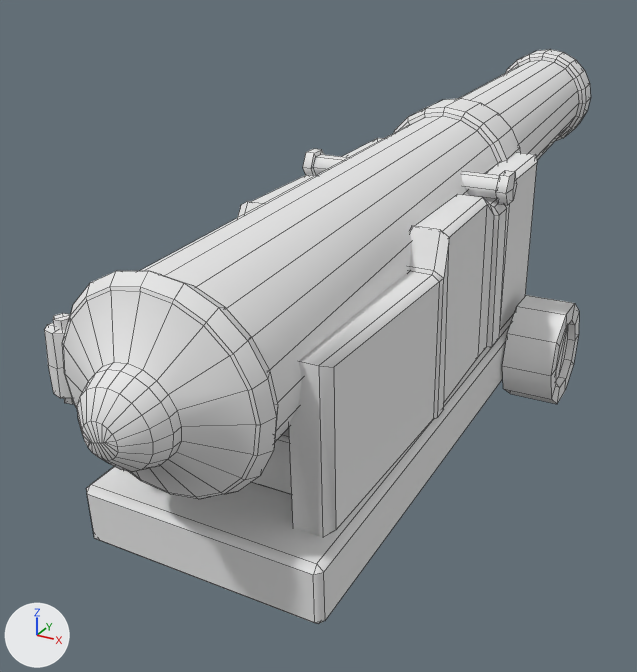
The OBJ model VR_2024/Assets/Models/CannonV2.obj, before and after one commit.
Both versions are drawn from a camera (50 mm lens) standing at (18.5, -35.5, 24.3) and looking at (-3.7, 4.8, 4.1). Arrows for +X, +Y and +Z are at lower left; the lights stay in place. Mesh edges are drawn as thin lines. Where no turn or scale is listed for an object, it has been applied to the vertices.

Script lines for the objects in view, before the commit:
```python
me_cannonv2 = bpy.data.meshes.new('CannonV2')
me_cannonv2.from_pydata(...)  # 966 vertices, 930 faces; spans x -8.8..8.8, y -17.2..35.5, z 0.1..17.3
me_cannonv2.materials.append(mat_tt_checker_512x512_uv_grid)  # white #e7e7e7
ob_cannonv2 = bpy.data.objects.new('CannonV2', me_cannonv2)
ob_cannonv2.location = (0.0, 0.0, 0.0)
```
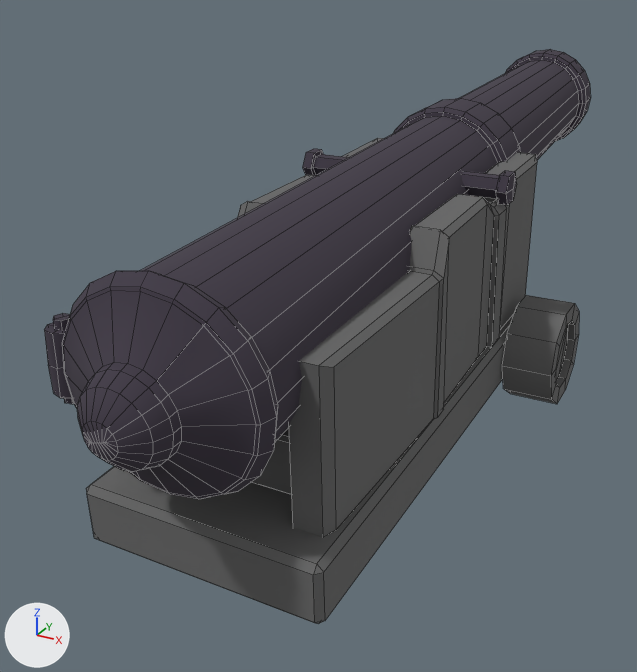
Where the change shows, as pixel boxes [x1, y1, x2, y2] in the pictures (637 x 672 px):
part 1 of me_cannonv2, recoloured
    both: [86, 138, 579, 624]
part 2 of me_cannonv2, recoloured (white to grey)
    both: [44, 271, 278, 499]
part 3 of me_cannonv2, recoloured (white to grey)
    both: [140, 98, 520, 443]
part 4 of me_cannonv2, recoloured (white to grey)
    both: [505, 49, 591, 141]
part 5 of me_cannonv2, recoloured (white to grey)
    both: [460, 60, 579, 160]

The change in detail:
Material 'lambert2SG' (mat_lambert2sg) is new.
Its base color is (0.14, 0.14, 0.14) (dark grey #696969).
Its roughness is 1.0.
Material 'lambert3SG' (mat_lambert3sg) is new.
Its base color is (0.05, 0.04, 0.06) (dark grey #3f3845).
Its roughness is 1.0.
me_cannonv2 has 966 vertices, 930 faces and spans x -8.8..8.8, y -17.2..35.5, z 0.1..17.3.
me_cannonv2 is used by ob_cannonv2; location (0.0, 0.0, 0.0).
me_cannonv2 part 1: 292 of the faces centred in x -8.8..8.8, y -12.3..15.7, z 0.1..13.3 switch from mat_tt_checker_512x512_uv_grid (white #e7e7e7) to mat_lambert2sg (dark grey #696969).
me_cannonv2 part 2: 283 of the faces centred in x -5.3..4.5, y -17.1..-11.5, z 5.6..14.2 switch from mat_tt_checker_512x512_uv_grid (white #e7e7e7) to mat_lambert3sg (dark grey #3f3845).
me_cannonv2 part 3: 185 of the faces centred in x -5.9..5.9, y -3.9..16.2, z 7.4..16.1 switch from mat_tt_checker_512x512_uv_grid (white #e7e7e7) to mat_lambert3sg (dark grey #3f3845).
me_cannonv2 part 4: 150 of the faces centred in x -3.1..3.5, y 31.9..35.3, z 10.6..17.2 switch from mat_tt_checker_512x512_uv_grid (white #e7e7e7) to mat_lambert3sg (dark grey #3f3845).
me_cannonv2 part 5: 20 of the faces centred in x -2.9..3.3, y 23.7..24.3, z 10.1..16.2 switch from mat_tt_checker_512x512_uv_grid (white #e7e7e7) to mat_lambert3sg (dark grey #3f3845).
